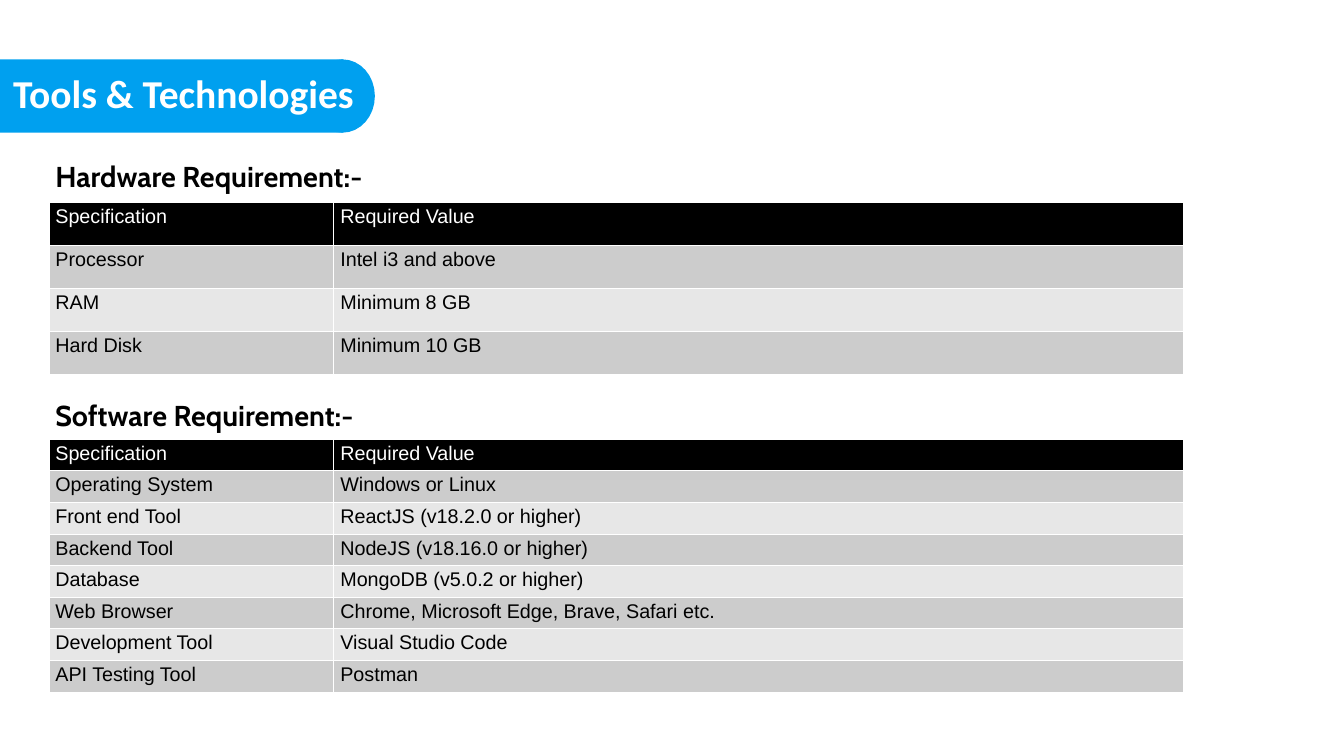
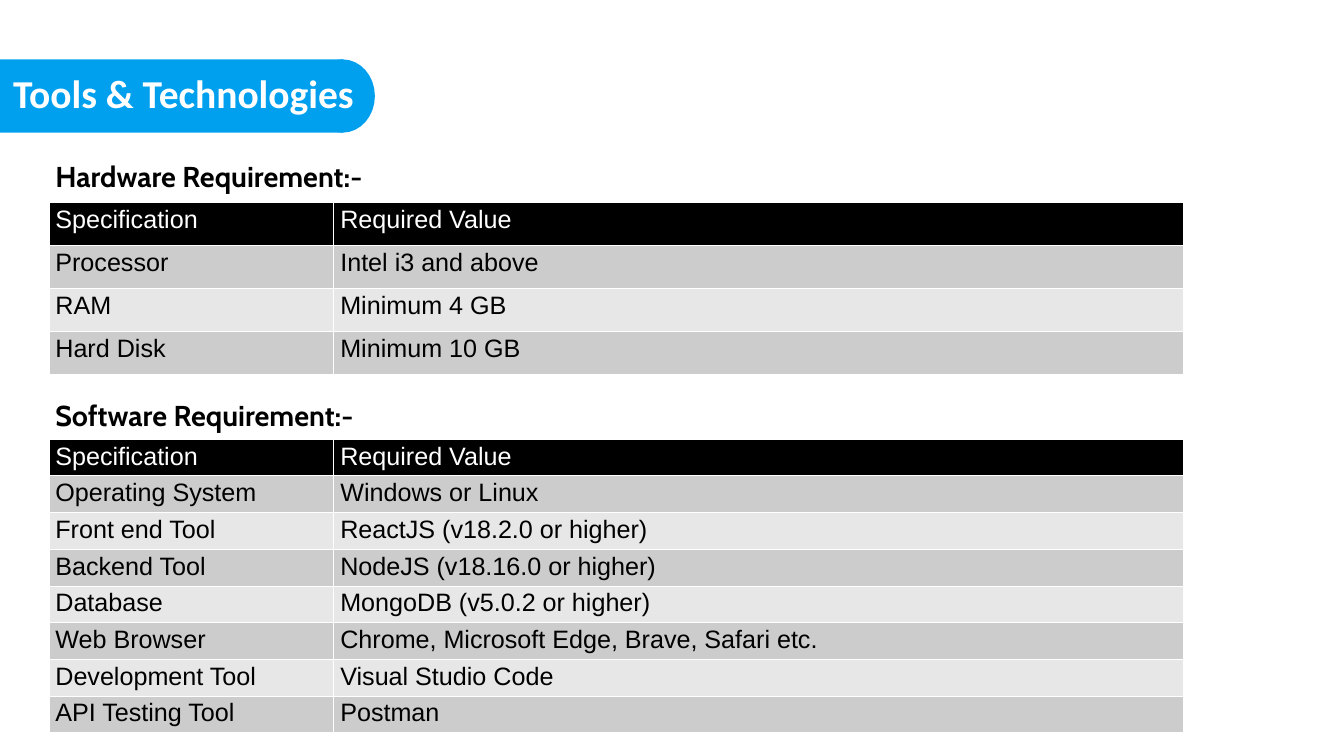
Before and after one commit to nisarggandhi21/Taste-of-Home, a slide deck: slide 17 of Taste-of-Home.pptx (slide 16 before the commit). Drawn at 1344x756 pixels with LibreOffice and Linux fonts; fonts in the diff are those of the drawing; background and template pictures are left out. Boxes give left, top, right and bottom in pixels: in the first picture for what was removed or moved away, otherwise in the second. Text is boxed around its words. In the diff, an @@ line names an element or a change of style, - is before the commit and + after.

```diff
--- a/Taste-of-Home.pptx
+++ b/Taste-of-Home.pptx
@@ table at [49,202,1184,375] @@
-row 3, column 2: Minimum 8 GB
+row 3, column 2: Minimum 4 GB
@@ size 22 to 28 pt in "Specification", "Required Value", "Processor", "Intel i3 and above" and 3 more places @@
@@ table at [49,439,1184,732] @@
@@ size 22 to 28 pt @@
```
Also in this commit, not shown: 14 other slides changed, 3 slides added, 1 slide removed, 20 other files.
